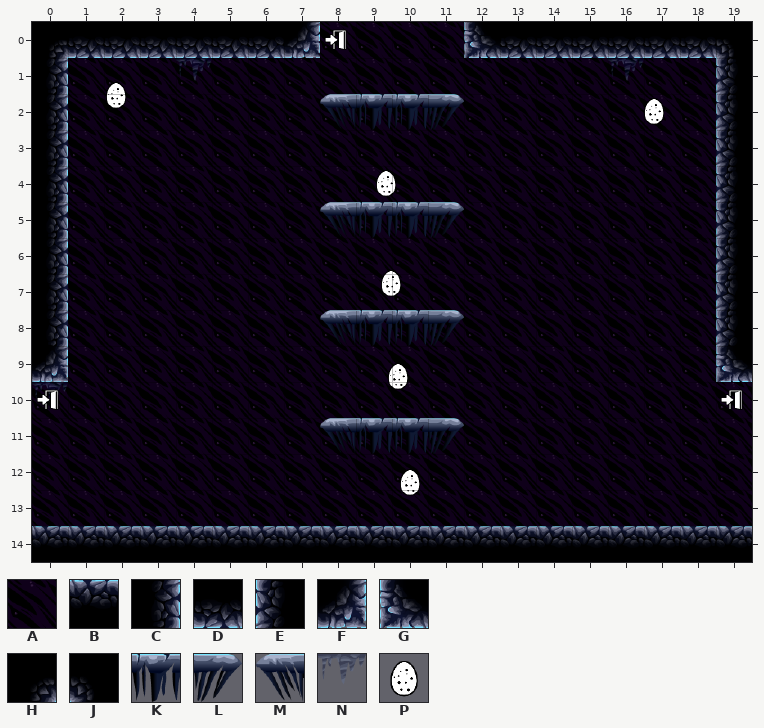
One commit to this Tiled map: Assets/data/levels/room_1011_2.tmx. The picture above is the old version.
Cells are 64x64 px. Shown: x 0..19, y 0..14.
Key: from "tiles": A 0, B 1, C 2, D 3, E 4, F 7, G 8, H 11, J 12, K 13, L 14, M 15, N 17, P 34.
_ is an empty cell, # one hidden under a higher layer.
Objects are placed by their top-left corner, in cells (3,4 is the top-left corner of cell 3,4); size is 1x1 cell unless given.
Layer "Background" before, first column x 0:
 0 #######AAAAAA#######
 1 #AAAAAAAAAAAAAAAAAA#
 2 #AAAAAAAAAAAAAAAAAA#
 3 #AAAAAAAAAAAAAAAAAA#
 4 #AAAAAAAAAAAAAAAAAA#
 5 #AAAAAAAAAAAAAAAAAA#
 6 #AAAAAAAAAAAAAAAAAA#
 7 #AAAAAAAAAAAAAAAAAA#
 8 #AAAAAAAAAAAAAAAAAA#
 9 FAAAAAAAAAAAAAAAAAAE
10 AAAAAAAAAAAAAAAAAAAA
11 AAAAAAAAAAAAAAAAAAAA
12 AAAAAAAAAAAAAAAAAAAA
13 AAAAAAAAAAAAAAAAAAAA
14 ####################
Layer "Level" before, first column x 0:
 0 HDDDDDDF____GDDDDDDJ
 1 C__________________E
 2 C_______MKKL_______E
 3 C__________________E
 4 C__________________E
 5 C_______MKKL_______E
 6 C__________________E
 7 C__________________E
 8 C_______MKKL_______E
 9 F__________________G
10 ____________________
11 ________MKKL________
12 ____________________
13 ____________________
14 BBBBBBBBBBBBBBBBBBBB
Objects on layer "spawners" before:
P "spawner" at 1.8,1.5
P "spawner" at 16.8,2
P "spawner" at 9.3,4
P "spawner" at 9.5,6.8
P "spawner" at 9.7,9.3
P "spawner" at 10,12.3
The same view after the edit:
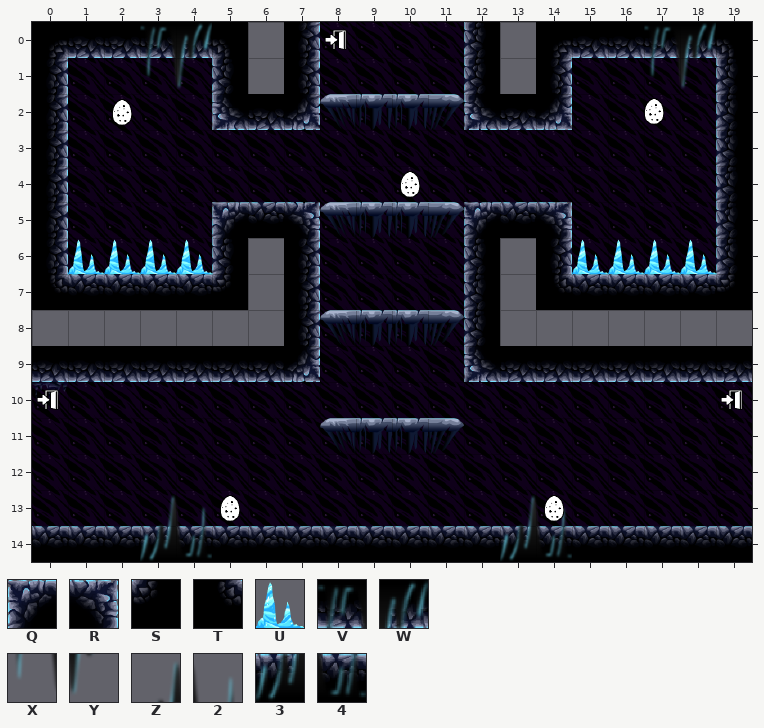
Further tiles: from "tiles": Q 5, R 6, S 9, T 10, U 16, V 21, W 22, X 29, Y 30, Z 32, 2 33, 3 40, 4 41.
Tiles of an added or newly shown layer are drawn over the layers below it.
See-through tiles are keyed as they look on the map.
From old to new:
Layer "Background":
The tile that lay hidden is gone in row 0 at x 6 and 13; in row 8 at x 0 and 19.
Tile A is gone in rows 1 to 2 at x 5 to 6 and 13 to 14; in rows 5 to 6 at x 5 to 6 and 13 to 14; in rows 7 to 8 at x 1 to 6 and 13 to 18.
Layer "bg2":
Tile N is gone in row 1 at x 4 and 16.
Layer "Level":
There is now tile B in row 5 at x 6 and 13; in row 7 at x 1 to 4 and 15 to 18.
The edit turns tile F into tile C in row 0 at x 7.
There is now tile C in row 1 at x 7 and 14; in row 6 at x 7 and 14; in rows 7 to 8 at x 7.
The edit turns tile F into tile D in row 9 at x 0.
The edit turns tile G into tile D in row 9 at x 19.
There is now tile D in row 2 at x 6 and 13; in row 9 at x 1 to 6 and 13 to 18.
The edit turns tile G into tile E in row 0 at x 12.
There is now tile E in row 1 at x 5 and 12; in row 6 at x 5 and 12; in rows 7 to 8 at x 12.
There is now tile F in row 2 at x 7 and 14; in row 9 at x 7.
There is now tile G in row 2 at x 5 and 12; in row 9 at x 12.
The edit turns tile D into tile H in row 0 at x 14.
The edit turns tile D into tile J in row 0 at x 5.
There is now tile Q in row 5 at x 5 and 12.
There is now tile R in row 5 at x 7 and 14.
The edit turns tile E into tile S in row 7 at x 19.
There is now tile S in row 7 at x 5.
The edit turns tile C into tile T in row 7 at x 0.
There is now tile T in row 7 at x 14.
There is now tile U in row 6 at x 1 to 4 and 15 to 18.
Tile C is gone in row 8 at x 0.
Tile D is gone in row 0 at x 6 and 13.
Tile E is gone in row 8 at x 19.
Layer "front" (added):
There is now tile 2 in row 13 at x 4 and 14.
There is now tile 3 in row 14 at x 3 and 13.
There is now tile 4 in row 14 at x 4 and 14.
There is now tile V in row 0 at x 3 and 17.
There is now tile W in row 0 at x 4 and 18.
There is now tile X in row 1 at x 3 and 17.
There is now tile Y in row 1 at x 4 and 18.
There is now tile Z in row 13 at x 3 and 13.
Layer "spawners":
Object P "spawner" at 1.8,1.5 becomes P "spawner" at 2,2.
Object P "spawner" at 9.3,4 becomes P "spawner" at 10,4.
Object P "spawner" at 10,12.3 becomes P "spawner" at 5,13.
Object P "spawner" at 9.7,9.3 becomes P "spawner" at 14,13.
Object P "spawner" at 9.5,6.8 is removed.
